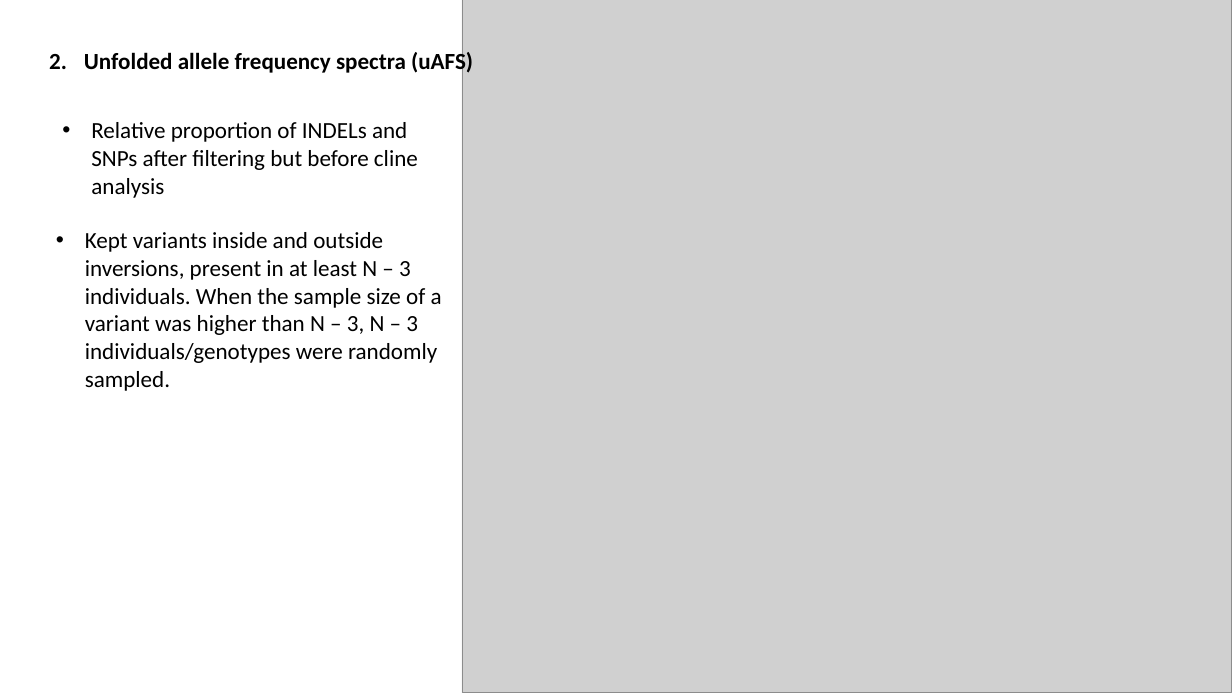
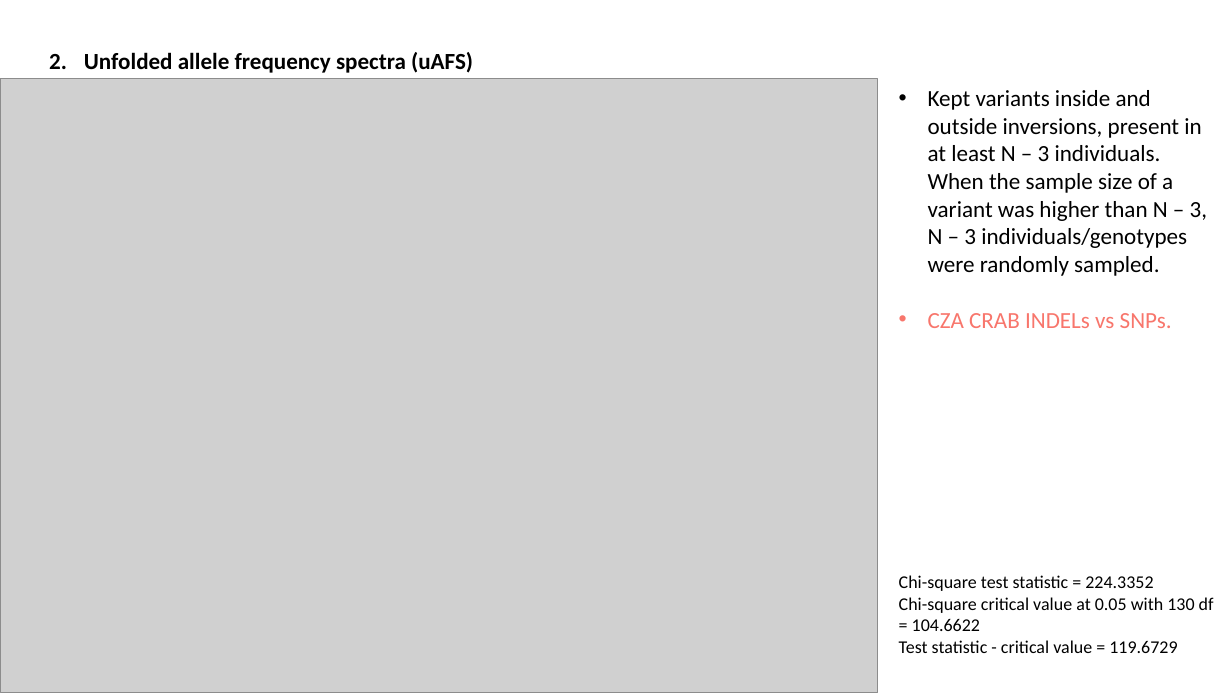
Before and after one commit to sam0per/Littorina_saxatilis_short_variants, a slide deck: slide 6 of short_genetic_variants/docs/short_indels_v02.pptx (slide 9 before the commit). Drawn at 1232x693 pixels with LibreOffice and Linux fonts; fonts in the diff are those of the drawing; grey boxes stand for pictures. Boxes give left, top, right and bottom in pixels: in the first picture for what was removed or moved away, otherwise in the second. Text is boxed around its words. In the diff, an @@ line names an element or a change of style, - is before the commit and + after.

Commit message:
INDELs - progress Sep 10

```diff
--- a/short_genetic_variants/docs/short_indels_v02.pptx
+++ b/short_genetic_variants/docs/short_indels_v02.pptx
@@ picture removed at (462,0,1232,693) @@
@@ picture added at (0,79,878,693) @@
@@ text "Kept variants inside and outside ...": place and size @@
-text "Kept variants inside and outside ..." at (85,232,442,391)
+text "Kept variants inside and outside ..." at (928,90,1207,328)
@@ text removed at (91,122,418,198) @@
-• Relative proportion of INDELs and SNPs after filtering but before cline analysis
@@ text at (928,313,1172,328): paragraph added @@
+• CZA CRAB INDELs vs SNPs.
@@ text added at (899,575,1214,653), 14 pt, text #000000 @@
+Chi-square test statistic = 224.3352
+Chi-square critical value at 0.05 with 130 df = 104.6622
+Test statistic - critical value = 119.6729
```
Also in this commit, not shown: 3 other slides changed, 2 slides added, 3 slides removed, 2 other files.
